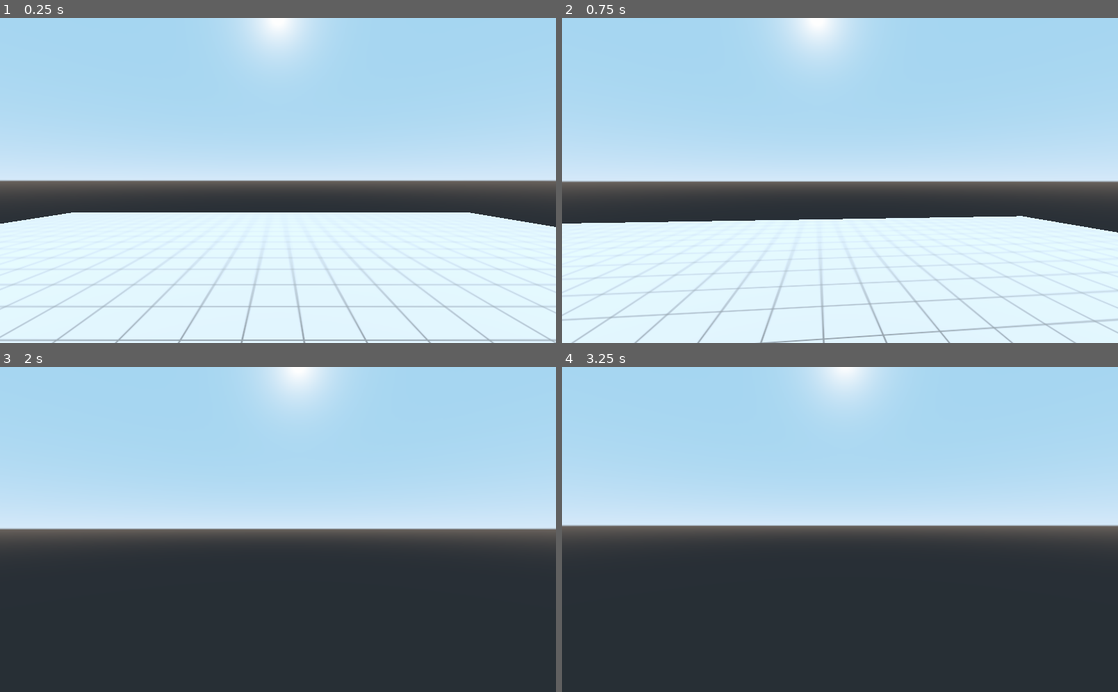
Above: before the commit, frames 1-4 (two rows, left to right).
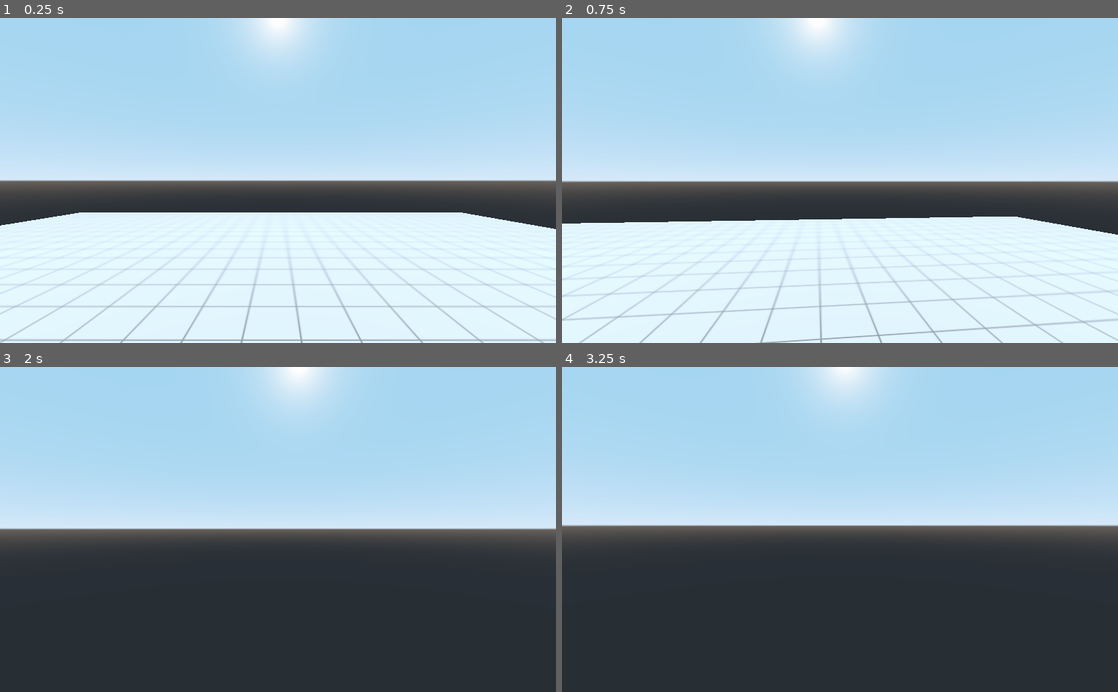
Above: after the commit, the same moments.

Repository: Pixeliceous/Sandboxy
Game: Godot game, scene res://Scenes/Room.tscn
Same seed, same stepped clock (60 frames per second), same inputs: the game is played once before the commit and once after it.
Inputs (mouse positions are in pixels of both pictures, inside the frame that each line leads up to):
- Up to frame 1 (0.25 s): no input
- Up to frame 2 (0.75 s): tap Enter at 0.5 s; move the mouse to (867, 180) at 0.52 s; hold W (moveForward) from 0.53 s (still down)
- Up to frame 3 (2 s): keep holding W (moveForward); tap Space (jump) at 0.77, 1.52 s; move the mouse to (250, 529) at 1.27 s
- Up to frame 4 (3.25 s): keep holding W (moveForward); tap Space (jump) at 2, 3.02 s; move the mouse to (851, 523) at 2.02 s; tap Enter at 2.75 s; move the mouse to (834, 536) at 2.77 s

The runs differ from the first frame. In frame 1, 1.6% of the frame differs, in the area x 0-100%, y 59-100%; in frame 2, 1.5%; in frame 3, less than 0.1%; in frame 4, less than 0.1%.

Commit message:
Apply a larger collision plane.

Diff:
--- a/source/Scenes/Player.tscn
+++ b/source/Scenes/Player.tscn
@@ -11,6 +11,7 @@
 
 [node name="MeshInstance" type="MeshInstance" parent="."]
 transform = Transform( 1, 0, 0, 0, -4.37114e-08, -1, 0, 1, -4.37114e-08, 0, 0, 0 )
+cast_shadow = 0
 mesh = SubResource( 1 )
 
 [node name="CollisionShape" type="CollisionShape" parent="."]
@@ -21,3 +22,4 @@
 
 [node name="Camera" type="Camera" parent="Head"]
 transform = Transform( 1, 0, 0, 0, 1, 0, 0, 0, 1, 0, 1.62974, -0.339936 )
+far = 1000.0
--- a/source/Scenes/Room.tscn
+++ b/source/Scenes/Room.tscn
@@ -21,11 +21,12 @@
 transform = Transform( 20, 0, 0, 0, 0.1, 0, 0, 0, 20, 0, 0, 0 )
 
 [node name="MeshInstance" type="MeshInstance" parent="Floor"]
+transform = Transform( 0.96, 0, 0, 0, 1, 0, 0, 0, 1, 0, 0, 0 )
 mesh = SubResource( 4 )
 material/0 = SubResource( 5 )
 
 [node name="CollisionShape" type="CollisionShape" parent="Floor"]
-transform = Transform( 1024, 0, 0, 0, 1, 0, 0, 0, 1024, 0, 0, 0 )
+transform = Transform( 4096, 0, 0, 0, 1, 0, 0, 0, 4096, 0, 0, 0 )
 shape = SubResource( 2 )
 
 [node name="KinematicBody" parent="." instance=ExtResource( 1 )]
@@ -34,3 +35,4 @@
 [node name="DirectionalLight" type="DirectionalLight" parent="."]
 transform = Transform( 1, 0, 0, 0, 0.721144, 0.692785, 0, -0.692785, 0.721144, 0, 18.3887, 25.053 )
 light_energy = 1.44
+shadow_enabled = true
